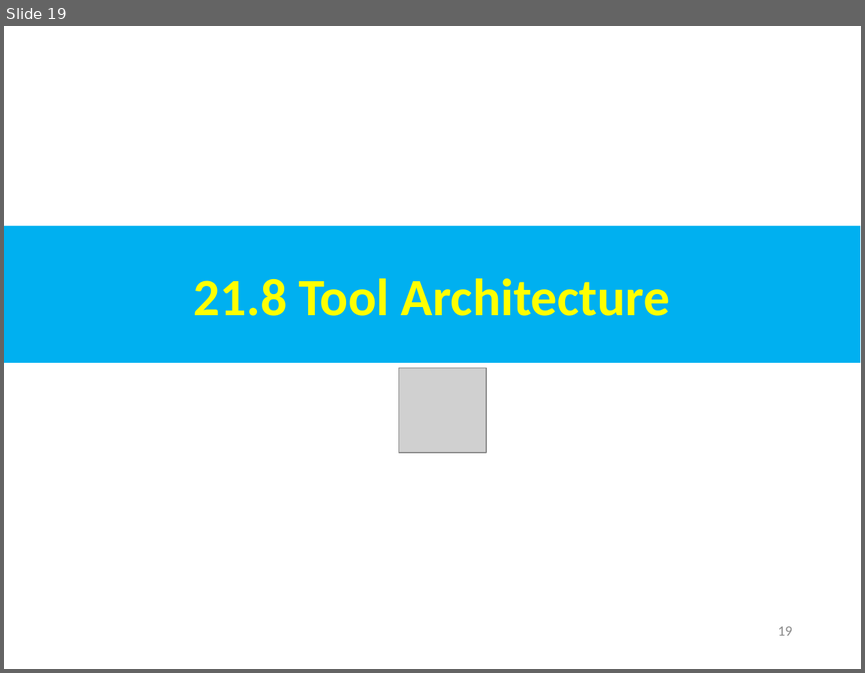
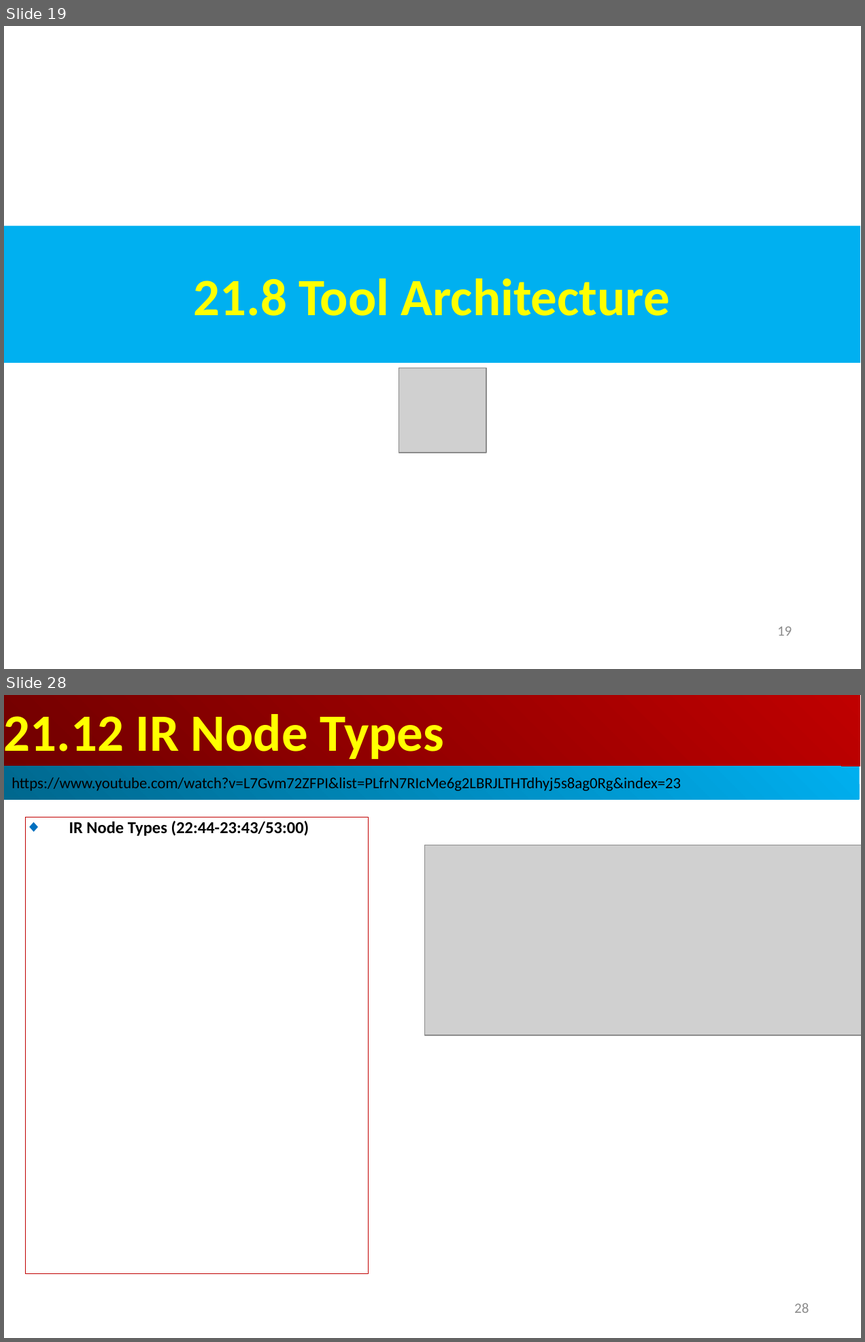
Before and after one commit to peterhchen/AIU_CS800_Chisel, a slide deck: 500_UCSC_HWD/021_FIRRTL/000_Video/021.FIRRTL.ppt. Shown one above the other, each under a label of ours: slide 19 before the commit, slides 19 and 28 after it; the slides between them are not shown. The pictures are 865x673 and 865x1342 pixels, drawn with LibreOffice and Linux fonts; fonts in the diff are those of the drawing; grey boxes stand for pictures. Boxes give left, top, right and bottom in pixels: in the first picture for what was removed or moved away, otherwise in the second. Text is boxed around its words. In the diff, an @@ line names an element or a change of style, - is before the commit and + after.

```diff
--- a/500_UCSC_HWD/021_FIRRTL/000_Video/021.FIRRTL.ppt
+++ b/500_UCSC_HWD/021_FIRRTL/000_Video/021.FIRRTL.ppt
@@ slide 28 added at [4, 695, 861, 1338], background #FFFFFF @@
@@ rectangle added at [4, 695, 860, 766], fill gradient #BF0000 to #710000, 44 pt, text #FFFF00, bold @@
+21.12 IR Node Types
@@ rectangle added at [4, 766, 859, 800], fill gradient #00AFEF to #00688E, 13 pt, text #000000 @@
+https://www.youtube.com/watch?v=L7Gvm72ZFPI&list=PLfrN7RIcMe6g2LBRJLTHTdhyj5s8ag0Rg&index=23
@@ rectangle added at [26, 817, 368, 1273], outline #C00000 0.74 pt, 14 pt, text #000000, bold @@
+◆ IR Node Types (22:44-23:43/53:00)
@@ picture added at [425, 845, 861, 1035] @@
@@ page number added at [794, 1303, 808, 1312], 12 pt, text #8B8B8B @@
+28
```
Also in this commit, not shown: 20 other slides changed, 7 other slides added.
